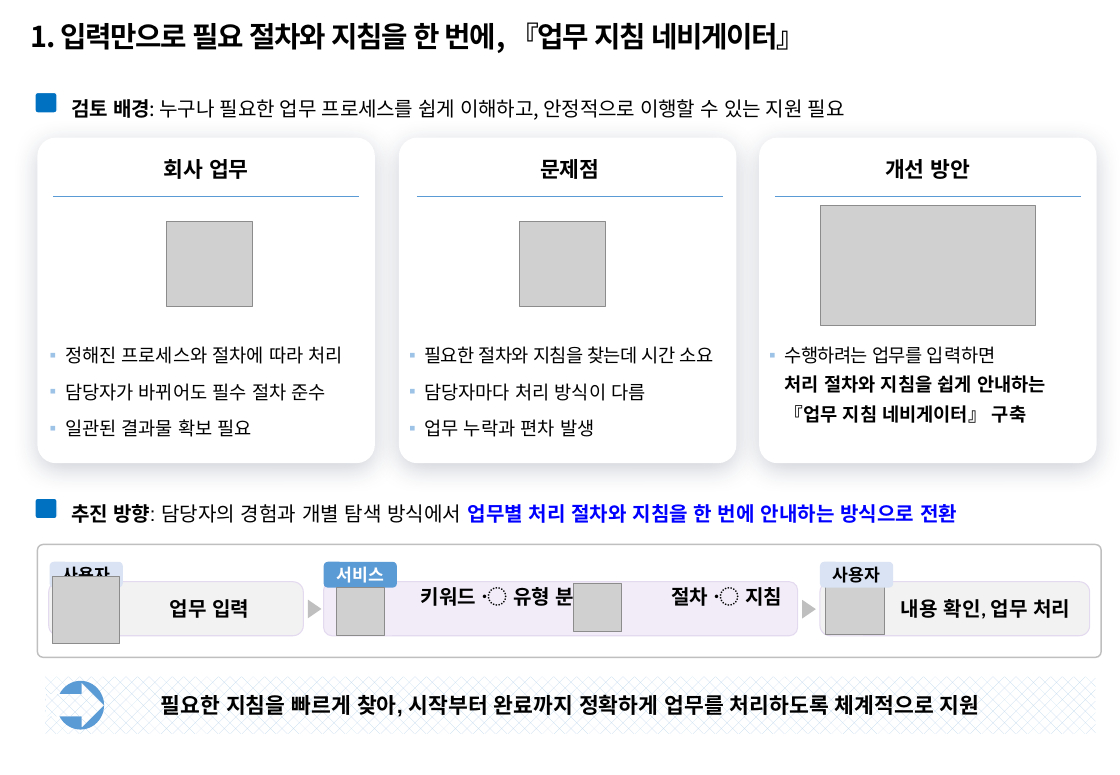
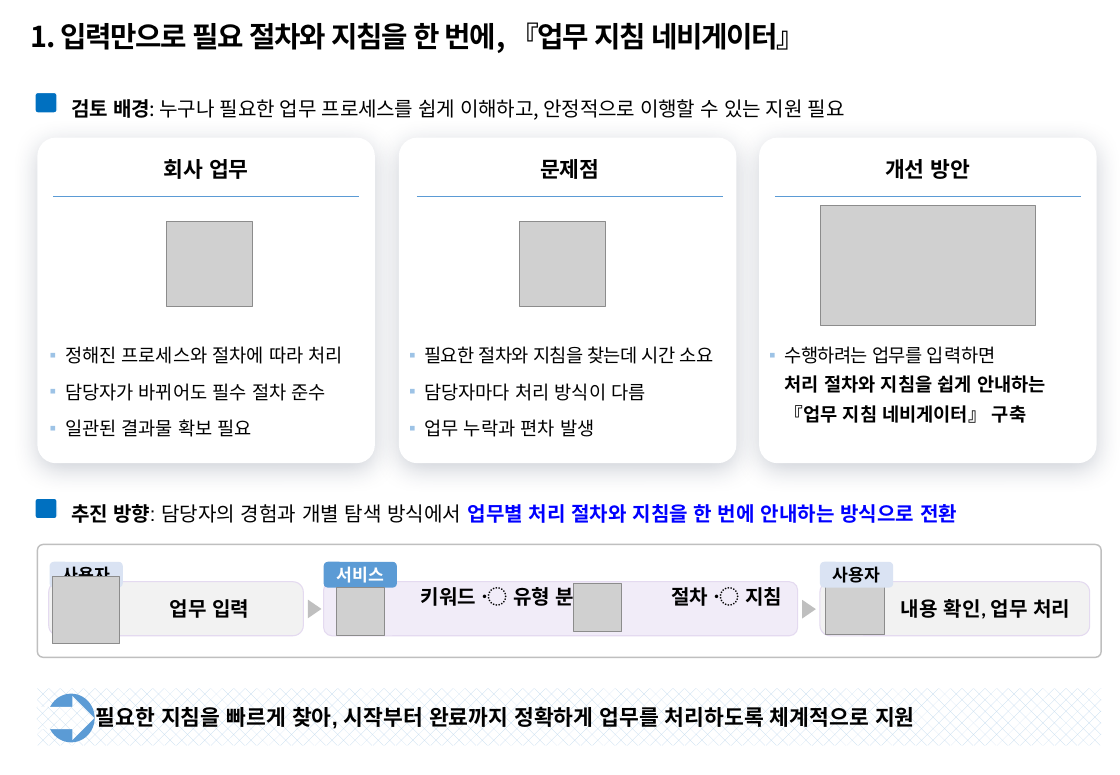
Before and after one commit to temmi81-hue/department-ragas, a slide deck: slide 2 of presentation/260916_AI활용_업무지침네비게이터_5차 수정.pptx. Drawn at 1120x775 pixels with LibreOffice and Linux fonts; fonts in the diff are those of the drawing; grey boxes stand for pictures; background and template pictures are left out. Boxes give left, top, right and bottom in pixels: in the first picture for what was removed or moved away, otherwise in the second. Text is boxed around its words. In the diff, an @@ line names an element or a change of style, - is before the commit and + after.

```diff
--- a/presentation/260916_AI활용_업무지침네비게이터_5차 수정.pptx
+++ b/presentation/260916_AI활용_업무지침네비게이터_5차 수정.pptx
@@ text "필요한 지침을 빠르게 찾아, 시작부터 ...": place and size @@
-text "필요한 지침을 빠르게 찾아, 시작부터 ..." at <box>161,694,980,717</box>
+text "필요한 지침을 빠르게 찾아, 시작부터 ..." at <box>96,706,915,729</box>
@@ text "필요한 지침을 빠르게 찾아, 시작부터 ..." at <box>96,706,915,729</box>: alignment centre to left @@
@@ right arrow: place and size @@
-right arrow at <box>47,684,104,728</box>
+right arrow at <box>37,697,95,741</box>
@@ ellipse: place and size @@
-ellipse at <box>57,682,104,730</box>
+ellipse at <box>48,694,95,743</box>
```
Also in this commit, not shown: 3 other slides changed, 5 other files.
